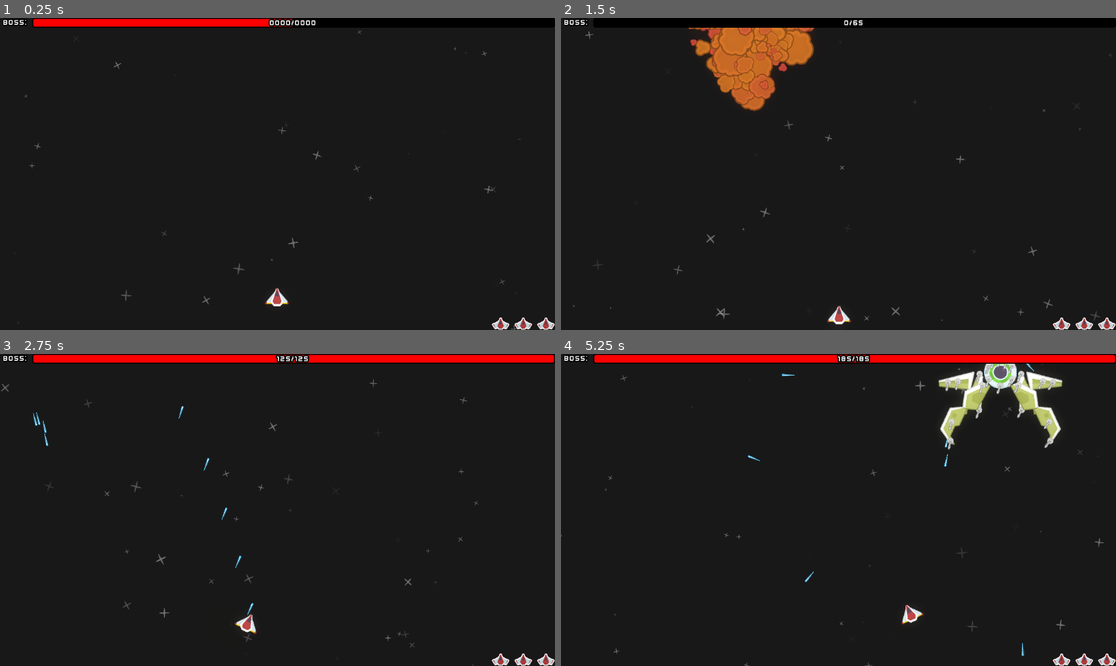
Above: before the commit, frames 1-4 (two rows, left to right).
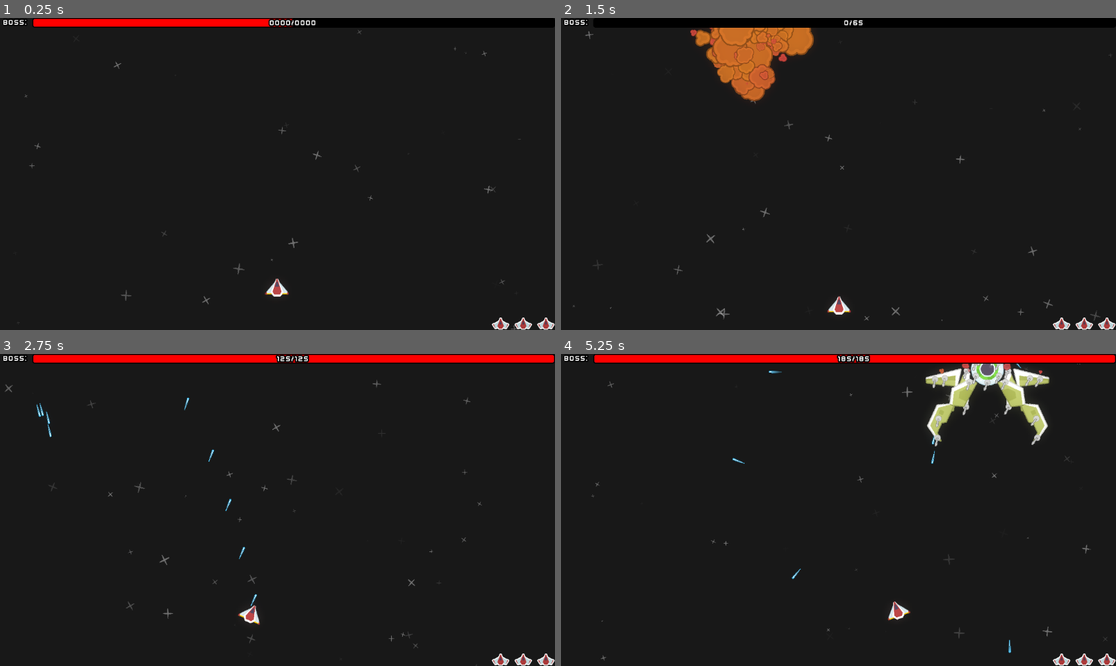
Above: after the commit, the same moments.

Repository: Noxalus/GMTK-2024
Game: Godot game, scene res://scenes/game.tscn
Same seed, same stepped clock (60 frames per second), same inputs: the game is played once before the commit and once after it.
Inputs (mouse positions are in pixels of both pictures, inside the frame that each line leads up to):
- Up to frame 1 (0.25 s): no input
- Up to frame 2 (1.5 s): move the mouse to (960, 158) at 0.52 s; hold D (move_right) 0.53-1.28 s; hold Shift (focus) 0.53-1.28 s; move the mouse to (727, 189) at 1.27 s; hold S (move_down) from 1.28 s (still down); tap Page Up (next_boss) at 1.35 s
- Up to frame 3 (2.75 s): move the mouse to (333, 441) at 2.02 s; release S (move_down) at 2.03 s; press the mouse at (333, 441) at 2.03 s; hold D (move_right) from 2.03 s (still down)
- Up to frame 4 (5.25 s): move the mouse to (810, 572) at 2.77 s; release D (move_right) at 2.78 s; release the mouse at (810, 572) at 2.78 s; hold W (move_up) 2.78-3.53 s; tap Shift (focus) at 2.85 s; move the mouse to (1005, 556) at 3.52 s; hold A (move_left) 3.53-5.03 s; tap Page Up (next_boss) at 3.6 s; move the mouse to (672, 463) at 4.27 s; click (672, 463) at 4.35 s; move the mouse to (866, 510) at 5.02 s; hold S (move_down) from 5.03 s (still down); hold Shift (focus) from 5.03 s (still down)

The runs differ from the first frame. In frame 1, 0.2% of the frame differs, in the area x 47-53%, y 83-93%; in frame 2, 2.1%; in frame 3, 0.9%; in frame 4, 3.9%, in the area x 0-99%, y 3-100%.

Commit message:
The camera can shake.

Diff:
--- a/forever-warning/scenes/fx/bullet_fx.tscn
+++ b/forever-warning/scenes/fx/bullet_fx.tscn
@@ -19,7 +19,14 @@
 curve_y = SubResource("Curve_yxgco")
 curve_z = SubResource("Curve_kr3oq")
 
+[sub_resource type="Curve" id="Curve_g1ktb"]
+min_value = -200.0
+max_value = 200.0
+_data = [Vector2(0, 1), 0.0, 0.0, 0, 0, Vector2(1, 1), 0.0, 0.0, 0, 0]
+point_count = 2
+
 [sub_resource type="CurveTexture" id="CurveTexture_r4w2x"]
+curve = SubResource("Curve_g1ktb")
 
 [sub_resource type="Curve" id="Curve_ks445"]
 _data = [Vector2(0, 1), 0.0, 0.0, 0, 0, Vector2(1, 0), 0.0, 0.0, 0, 0]
--- a/forever-warning/scenes/player.tscn
+++ b/forever-warning/scenes/player.tscn
@@ -1,9 +1,10 @@
-[gd_scene load_steps=9 format=3 uid="uid://55hgfllu4oyd"]
+[gd_scene load_steps=10 format=3 uid="uid://55hgfllu4oyd"]
 
 [ext_resource type="Texture2D" uid="uid://d3uerrrmy6kcm" path="res://assets/sprites/player_ship.png" id="1_xdjxy"]
 [ext_resource type="Script" path="res://scripts/player.gd" id="1_yv0xi"]
 [ext_resource type="AudioStream" uid="uid://5u2pveb441c1" path="res://assets/audio/sfx/hit.wav" id="3_061m7"]
 [ext_resource type="AudioStream" uid="uid://cmnxytjdtq36i" path="res://assets/audio/sfx/shoot.wav" id="3_l5qrk"]
+[ext_resource type="Script" path="res://scripts/camera.gd" id="5_8fr2p"]
 [ext_resource type="PackedScene" uid="uid://dk3qfnhyguxpu" path="res://scenes/fx/stars_fx.tscn" id="5_j1dpa"]
 
 [sub_resource type="CircleShape2D" id="CircleShape2D_m63fx"]
@@ -72,10 +73,11 @@
 stream = SubResource("AudioStreamRandomizer_pb35m")
 
 [node name="Camera2D" type="Camera2D" parent="."]
-position = Vector2(1, -256)
+position = Vector2(1, -236)
 position_smoothing_enabled = true
 position_smoothing_speed = 10.0
 rotation_smoothing_enabled = true
+script = ExtResource("5_8fr2p")
 
 [node name="GPUParticles2D" parent="Camera2D" instance=ExtResource("5_j1dpa")]
 self_modulate = Color(1, 1, 1, 0.376471)
--- /dev/null
+++ b/forever-warning/scripts/camera.gd
@@ -0,0 +1,21 @@
+extends Camera2D
+
+@export var shake_base_amount := 1.0
+@export var shake_dampening := 0.075
+
+var base_position: Vector2
+var shake_amount := 0.0
+
+func _init():
+	base_position = position
+	game.camera = self
+
+func _process(delta):
+	if shake_amount > 0:
+		position.x = randf_range(-shake_base_amount, shake_base_amount) * shake_amount
+		position.y = randf_range(-shake_base_amount, shake_base_amount) * shake_amount
+	else:
+		position = base_position
+
+func shake(amount: float):
+	shake_amount = amount
--- a/forever-warning/scripts/game.gd
+++ b/forever-warning/scripts/game.gd
@@ -22,6 +22,7 @@
 
 const base_player_lives = 3
 var player_lives = base_player_lives
+var camera = null
 var boss = null
 var player = null
 var hud = null
--- a/forever-warning/scripts/player_bullet.gd
+++ b/forever-warning/scripts/player_bullet.gd
@@ -26,4 +26,5 @@
 			get_tree().current_scene.add_child(instance)
 			area.damage(1)
 			game.player.play_hit_sound()
+			game.camera.shake(10)
 			queue_free()
Not shown: 1 places in forever-warning/scenes/fx/bullet_fx.tscn that only renumber resources
